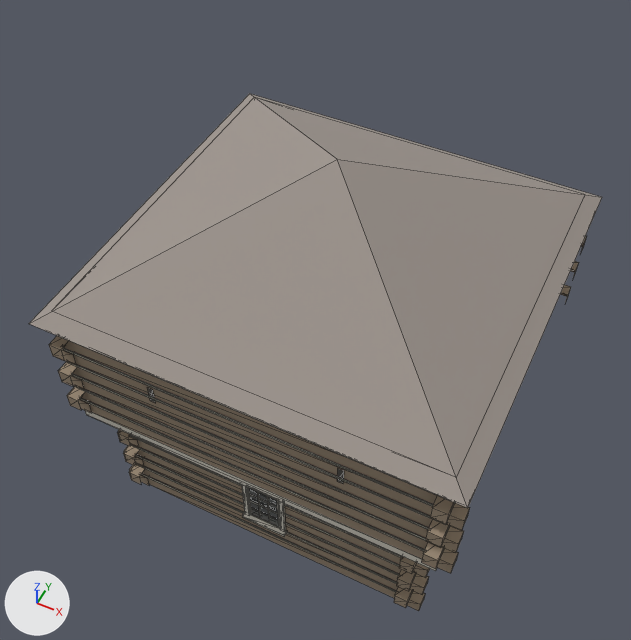
The glTF model chicago/4d/assets/gltf/first_fort_dearborn_blockhouse_se__first_fort_1803.glb, before and after one commit.
The view is the same before and after, from a 50 mm camera at (7.41, -6.9, 15.54) aimed at (2.87, 2.17, 4.2). The axes (+X, +Y, +Z) are drawn at lower left. The lights are the same throughout. The first picture is the older version. Mesh edges are drawn as thin lines. Vertices at exactly the same position are counted once.

Before the edit, the objects in view are built like this:
```python
me_first_fort_dearborn_blockhouse_se__first_fort_1803 = bpy.data.meshes.new('first_fort_dearborn_blockhouse_se__first_fort_1803')
me_first_fort_dearborn_blockhouse_se__first_fort_1803.from_pydata(...)  # 1183 vertices, 1024 faces; spans x -0.73..6.58, y -0.73..6.34, z 0.0..7.26
# faces by material slot: [464, 4, 16, 520, 10, 2, 8]
me_first_fort_dearborn_blockhouse_se__first_fort_1803.materials.append(mat_log)  # brown #9e8d78
me_first_fort_dearborn_blockhouse_se__first_fort_1803.materials.append(mat_roof_shingle)  # grey #9e958e
me_first_fort_dearborn_blockhouse_se__first_fort_1803.materials.append(mat_dark)  # dark grey #4c4a45
me_first_fort_dearborn_blockhouse_se__first_fort_1803.materials.append(mat_chinking)  # light grey #dad6ca
me_first_fort_dearborn_blockhouse_se__first_fort_1803.materials.append(mat_glass)  # dark grey #5e605f
me_first_fort_dearborn_blockhouse_se__first_fort_1803.materials.append(mat_door)  # red #7e4538
me_first_fort_dearborn_blockhouse_se__first_fort_1803.materials.append(mat_door_panel)  # dark red #6b3a2f
ob_first_fort_dearborn_blockhouse_se__first_fort_1803 = bpy.data.objects.new('first_fort_dearborn_blockhouse_se__first_fort_1803', me_first_fort_dearborn_blockhouse_se__first_fort_1803)
ob_first_fort_dearborn_blockhouse_se__first_fort_1803.location = (0.0, 0.0, 0.0)
```
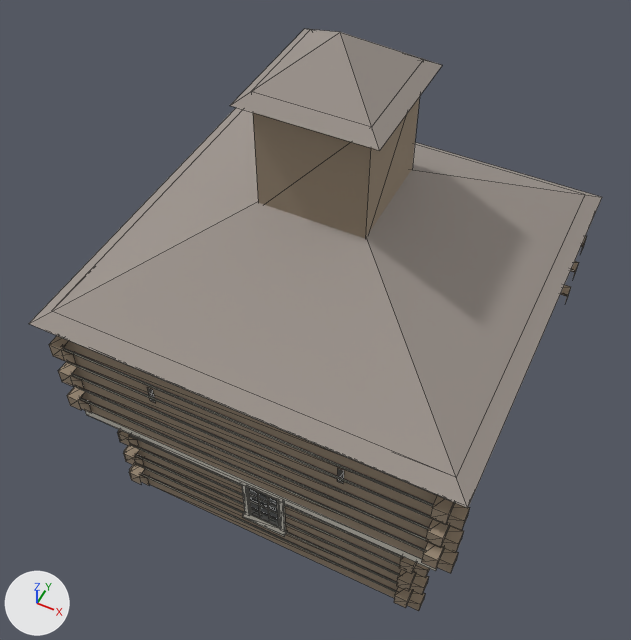
Pixel boxes (x1, y1, x2, y2) of what changed, in the pictures (631 x 640 px):
'first_fort_dearborn_blockhouse_se__first_fort_1803', reshaped (12% taller)
    before: (29, 93, 602, 611)
    after: (29, 29, 602, 611)
part 1 of me_first_fort_dearborn_blockhouse_se__first_fort_1803, added
    after: (230, 29, 442, 150)
part 2 of me_first_fort_dearborn_blockhouse_se__first_fort_1803, added (brown)
    after: (253, 97, 420, 239)

What the commit changed:
me_first_fort_dearborn_blockhouse_se__first_fort_1803 is used by ob_first_fort_dearborn_blockhouse_se__first_fort_1803; location (0.0, 0.0, 0.0).
Verts and faces of me_first_fort_dearborn_blockhouse_se__first_fort_1803; kept vertices keep their numbers, new ones are numbered from 1183.
me_first_fort_dearborn_blockhouse_se__first_fort_1803 had 1183 vertices, 1024 faces and spanned x -0.73..6.58, y -0.73..6.34, z 0.0..7.26.
me_first_fort_dearborn_blockhouse_se__first_fort_1803 now has 1196 vertices, 1038 faces and spans x -0.73..6.58, y -0.73..6.34, z 0.0..9.37.
me_first_fort_dearborn_blockhouse_se__first_fort_1803 part 1: the loose piece of 5 vertices spanning x -0.73..6.58, y -0.73..6.34, z 5.22..7.26 is copied, and the copy is scaled about its middle by (0.306, 0.317, 0.399), then moved by (0.0, 0.0, 2.73); it spans x 1.8..4.05, y 1.68..3.92, z 8.56..9.37.
Part 2, on me_first_fort_dearborn_blockhouse_se__first_fort_1803:
New vertex 1183 is at (2.03, 1.9, 8.72), pixel (251, 91).
New vertex 1184 is at (2.03, 3.7, 8.72), pixel (310, 29).
New vertex 1185 is at (2.03, 1.9, 6.62).
New vertex 1186 is at (2.03, 3.7, 6.62).
New vertices 1187 to 1190 stand at vertices 1183 to 1186, in that order, plus (1.8, 0.0, 0.0).
New faces: (1183, 1184, 1188), (1183, 1188, 1187), (1183, 1187, 1185), (1185, 1187, 1189), (1184, 1190, 1188), (1184, 1186, 1190) (mat_log (brown #9e8d78)).
New faces: (1183, 1186, 1184), (1183, 1185, 1186), (1187, 1188, 1189), (1188, 1190, 1189) (mat_log (brown #9e8d78)).
